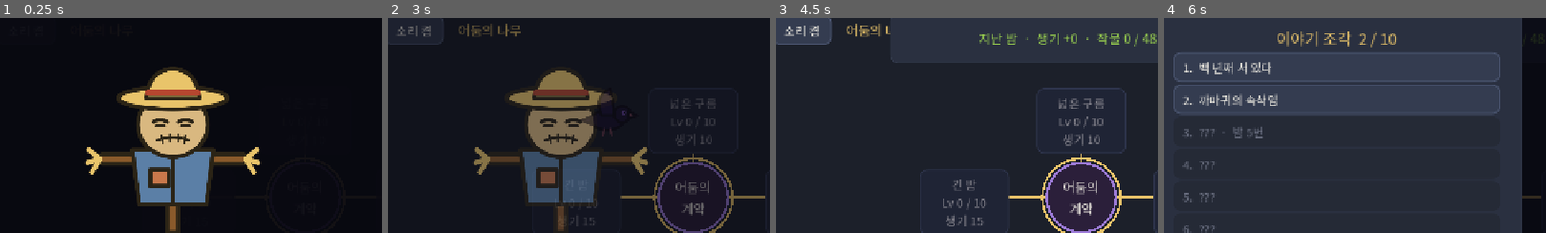
Above: before the commit, frames 1-4 (left to right).
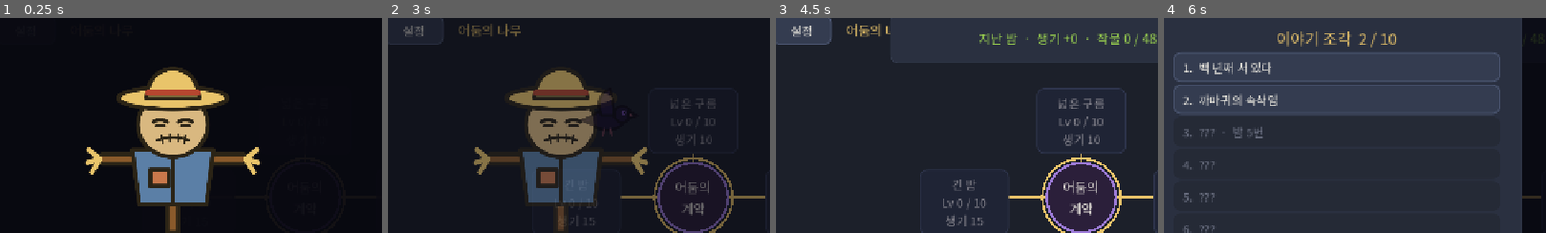
Above: after the commit, the same moments.

Repository: dldpwns1234-rgb/scarecrow1
Game: Godot game, scene res://scenes/main.tscn
Two runs of this game, one before a commit and one after it. Both use one fixed random seed, a clock stepped at 60 frames per second and the inputs below.
Inputs (mouse positions are % of the whole screen's width and height, from its top left):
- Up to frame 1 (0.25 s): no input
- Up to frame 2 (3 s): click (31, 7) at 0.5 s, where only the run before the commit has a clickable "소리 켬"; click "이야기 2/10" (after the commit: "설정") at 1.25 s; click "이야기 2/10" at 2 s; click "계약한다" at 2.75 s
- Up to frame 3 (4.5 s): click "밤으로 나가기 · 밭 1단계 (20초)" at 3.5 s; click "새벽까지 쉬기" at 4.25 s
- Up to frame 4 (6 s): click "가운데로" at 5 s; click "이야기 2/10" at 5.75 s
The pictures show only the part of the screen within x 27-77%, y 4-54%; the shares and areas given below are measured in that part.

The runs differ from the first frame. In frame 2, 0.2% of the frame differs, in the area x 2-12%, y 3-9%; in frame 3, 0.3%; in frame 4, nothing differs.

Commit message:
설정 창: 효과음·배경음 따로 켬/끔과 음량, 저장 문자열 내보내기·복사·가져오기, 지금 저장, 데이터 초기화(세 번), 빌드 시각. 낮 화면 왼쪽 위 '소리' 버튼을 '설정'으로. 초기화하면 첫 실행 장면부터 다시
Co-Authored-By: Claude Opus 5.5 <noreply@anthropic.com>

Diff:
--- a/autoload/prefs.gd
+++ b/autoload/prefs.gd
@@ -25,6 +25,15 @@
 		audio_changed.emit()
 
 
+## 음량 0~1 (설정 화면의 −/+)
+func set_sfx_volume(volume: float) -> void:
+	_set_audio(sfx_on, music_on, volume, music_volume)
+
+
+func set_music_volume(volume: float) -> void:
+	_set_audio(sfx_on, music_on, sfx_volume, volume)
+
+
 func reset() -> void:
 	_set_audio(true, true, DEFAULT_SFX_VOLUME, DEFAULT_MUSIC_VOLUME)
 
--- a/scenes/day/day_screen.gd
+++ b/scenes/day/day_screen.gd
@@ -1,9 +1,10 @@
 extends MarginContainer
 ## 낮: 허수아비의 헛간 (GDD 5절). 왼쪽에 짚돌이·생기·약속된 휴식·밤 기록·밭 단계 고르기(field_picker.gd)와 '밤으로 나가기',
 ## 오른쪽에 칩 [어둠의 나무](upgrade_tree.gd) [꿈의 상점](dream_shop.gd, 겨울잠이 열리면). 칩이 하나뿐이면 칩 줄은 숨는다 (sub_tabs.gd).
-## Game·Upgrades의 시그널을 받아 표시만 하고, 버튼은 Game.start_night()를 부른다. 왼쪽 위 '이야기 N / 10'은 book_requested로 다시 읽기를 연다(main.gd). 상수는 배치용이다.
+## Game·Upgrades의 시그널을 받아 표시만 하고, 버튼은 Game.start_night()를 부른다. 왼쪽 위 '이야기 N / 10'은 book_requested로 다시 읽기를, '설정'은 settings_requested로 설정 창을 연다(main.gd). 상수는 배치용이다.
 
 signal book_requested()
+signal settings_requested()
 signal winter_requested()  # 꿈의 상점의 '겨울잠에 들기'. main.gd가 확인 창을 연다
 
 const RefreshGate := preload("res://scenes/ui/refresh_gate.gd")
@@ -26,7 +27,7 @@
 const TITLE_FONT_SIZE: int = 28
 const DAY_SECONDS: float = 86400.0
 const YEAR_SECONDS: float = 31536000.0
-const SOUND_BUTTON_SIZE := Vector2(100, 48)
+const SETTINGS_BUTTON_SIZE := Vector2(100, 48)
 const STORY_BUTTON_SIZE := Vector2(126, 48)
 
 var _gate: RefreshGate  # 시그널이 오면 표시만, 보일 때 프레임당 한 번 갱신
@@ -34,7 +35,6 @@
 var _promise: Label  # 바친 생기로 어둠이 약속한 휴식 (Game.promised_rest_seconds)
 var _record: Label
 var _night_button: Button
-var _sound: Button  # 소리 켬/끔: 효과음과 배경음을 함께 (Prefs)
 var _story: Button  # 이야기 조각 다시 읽기 (Story)
 
 
@@ -58,7 +58,6 @@
 	Game.night_finished.connect(_gate.queue)
 	Upgrades.upgrade_changed.connect(_gate.queue)
 	Night.field_level_changed.connect(_gate.queue)
-	Prefs.audio_changed.connect(_gate.queue)
 	Story.story_changed.connect(_gate.queue)
 	_refresh()
 
@@ -76,10 +75,11 @@
 	_story.custom_minimum_size = STORY_BUTTON_SIZE
 	_story.pressed.connect(book_requested.emit)
 	top.add_child(_story)
-	_sound = Button.new()
-	_sound.custom_minimum_size = SOUND_BUTTON_SIZE
-	_sound.pressed.connect(_toggle_sound)
-	top.add_child(_sound)
+	var settings := Button.new()  # 소리·저장 내보내기·데이터 초기화
+	settings.text = "설정"
+	settings.custom_minimum_size = SETTINGS_BUTTON_SIZE
+	settings.pressed.connect(settings_requested.emit)
+	top.add_child(settings)
 	var portrait := TextureRect.new()
 	portrait.texture = PORTRAIT
 	portrait.custom_minimum_size = PORTRAIT_SIZE
@@ -122,7 +122,6 @@
 		_record.text = "까마귀가 속삭였다.\n\"생기를 모아 오면 쉬게 해 주마.\""
 	else:
 		_record.text = "밤 %d번 지남\n지난 밤 +%s  ·  최고 +%s" % [Game.nights, Num.format(Game.last_haul), Num.format(Game.best_haul)]
-	_sound.text = "소리 켬" if Prefs.sfx_on or Prefs.music_on else "소리 끔"
 	_story.text = "이야기 %d/%d" % [Story.unlocked_count, Balance.FRAGMENTS.size()]
 	_night_button.text = "밤으로 나가기  ·  밭 %d단계  (%d초)" % [Night.field_level, roundi(Game.night_seconds())]
 
@@ -134,10 +133,3 @@
 	if seconds >= DAY_SECONDS:
 		return "%d일 %d시간" % [floori(seconds / DAY_SECONDS), floori(fmod(seconds, DAY_SECONDS) / 3600.0)]
 	return Num.format_duration(seconds)
-
-
-## 하나라도 켜져 있으면 둘 다 끄고, 둘 다 꺼져 있으면 둘 다 켠다
-func _toggle_sound() -> void:
-	var on := not (Prefs.sfx_on or Prefs.music_on)
-	Prefs.set_sfx_on(on)
-	Prefs.set_music_on(on)
--- a/scenes/main.gd
+++ b/scenes/main.gd
@@ -10,6 +10,7 @@
 const StoryCard := preload("res://scenes/ui/story_card.gd")
 const WinterConfirm := preload("res://scenes/day/winter_confirm.gd")
 const WinterScene := preload("res://scenes/ui/winter_scene.gd")
+const SettingsPanel := preload("res://scenes/ui/settings_panel.gd")
 
 var _day: Control
 var _night: Control
@@ -34,6 +35,9 @@
 	(_day as DayScreen).book_requested.connect(book.open)
 	book.read_requested.connect(card.show_fragment)
 	add_child(WinterScene.new())  # 겨울잠에 들면 눈 내리는 전환. 카드보다 위라 '겨울잠' 이야기 카드는 눈이 걷히면 보인다
+	var settings := SettingsPanel.new()  # 소리·저장 문자열·데이터 초기화 (낮 화면 '설정')
+	add_child(settings)
+	(_day as DayScreen).settings_requested.connect(settings.open)
 	add_child(IntroCard.new())  # 처음 켤 때만: 까마귀 모습의 어둠이 계약을 건다 (맨 위)
 	Game.phase_changed.connect(_on_phase_changed.unbind(1))
 	_on_phase_changed()
--- a/scenes/ui/intro_card.gd
+++ b/scenes/ui/intro_card.gd
@@ -1,6 +1,6 @@
 extends Control
 ## 첫 실행 장면 (docs/STORY.md 조각 1·2): 화면을 덮고 짚돌이의 독백이 한 줄씩 넘어간다. 셋째 줄부터 까마귀 모습의 어둠이 어깨에 내려앉고,
-## 마지막 줄의 '계약한다'를 누르면 Story.mark_intro_seen()으로 닫힌다. 어디를 눌러도 다음 줄로 간다. Story를 읽고 그 함수만 부른다. 상수는 배치·연출용이다
+## 마지막 줄의 '계약한다'를 누르면 Story.mark_intro_seen()으로 닫힌다. 데이터 초기화로 첫 장면이 지워지면 다시 처음부터 뜬다. 어디를 눌러도 다음 줄로 간다. Story를 읽고 그 함수만 부른다. 상수는 배치·연출용이다
 
 const SCARECROW := preload("res://icon.svg")
 const CROW := preload("res://assets/sprites/crow.svg")
@@ -62,6 +62,17 @@
 	_next.pressed.connect(_advance)
 	add_child(_next)
 	_show_line()
+	Story.story_changed.connect(_on_story_changed)
+
+
+func _on_story_changed() -> void:
+	if Story.intro_seen or visible:
+		return
+	_line = 0
+	_crow.visible = false
+	modulate.a = 1.0
+	visible = true
+	_show_line()
 
 
 func _figure(texture: Texture2D, figure_size: Vector2) -> TextureRect:
--- /dev/null
+++ b/scenes/ui/settings_panel.gd
@@ -0,0 +1,182 @@
+extends Control
+## 설정 창 (낮 화면 왼쪽 위 '설정'): 화면을 덮고 가운데 창에 두 칸. 왼쪽은 소리(sound_panel.gd)·지금 저장·데이터 초기화(세 번 눌러야)·빌드 시각,
+## 오른쪽은 저장 문자열 칸과 내보내기·복사·가져오기. Save·Prefs의 함수만 부르고 결과를 표시한다. 회귀 용사의 설정 탭을 가로 화면에 맞춰 옮겼다. 상수는 배치용이다
+
+const SoundPanel := preload("res://scenes/ui/sound_panel.gd")
+const BUILD_INFO_PATH: String = "res://build_info.txt"  # 배포(.github/workflows/web.yml)가 쓴다. 폰이 예전 빌드를 쥐고 있는지 볼 때
+
+const SHADE := Color(0.02, 0.02, 0.05, 0.8)
+const WIDTH: float = 1040.0
+const PADDING: int = 24
+const GAP: int = 12
+const TITLE_COLOR := Color("e9c46a")
+const STATUS_COLOR := Color("b8bcc8")
+const DANGER_COLOR := Color("ff8c42")
+const TITLE_FONT_SIZE: int = 28
+const TEXT_HEIGHT: float = 230.0
+const BUTTON_HEIGHT: float = 60.0
+const STATUS_HEIGHT: float = 56.0     # 두 줄 자리. 글이 바뀌어도 아래가 밀리지 않게
+const CLOSE_SIZE := Vector2(200, 56)
+const RESET_ARM_SECONDS: float = 6.0  # 확인을 기다리는 시간. 지나면 처음으로 돌아간다
+const RESET_STEPS: PackedStringArray = ["데이터 초기화", "정말 초기화할까?", "마지막 확인: 한 번 더"]
+
+var _text: TextEdit
+var _status: Label
+var _reset_button: Button
+var _reset_step: int = 0
+var _reset_left: float = 0.0
+
+
+func _ready() -> void:
+	set_anchors_and_offsets_preset(Control.PRESET_FULL_RECT)
+	mouse_filter = Control.MOUSE_FILTER_STOP
+	visible = false
+	var shade := ColorRect.new()
+	shade.color = SHADE
+	shade.set_anchors_and_offsets_preset(Control.PRESET_FULL_RECT)
+	shade.mouse_filter = Control.MOUSE_FILTER_IGNORE
+	add_child(shade)
+	var center := CenterContainer.new()
+	center.set_anchors_and_offsets_preset(Control.PRESET_FULL_RECT)
+	center.mouse_filter = Control.MOUSE_FILTER_IGNORE
+	add_child(center)
+	var panel := PanelContainer.new()
+	panel.custom_minimum_size = Vector2(WIDTH, 0.0)
+	center.add_child(panel)
+	var margin := MarginContainer.new()
+	for side: String in ["margin_left", "margin_right", "margin_top", "margin_bottom"]:
+		margin.add_theme_constant_override(side, PADDING)
+	panel.add_child(margin)
+	var column := VBoxContainer.new()
+	column.add_theme_constant_override("separation", GAP)
+	margin.add_child(column)
+	var title := Label.new()
+	title.text = "설정"
+	title.horizontal_alignment = HORIZONTAL_ALIGNMENT_CENTER
+	title.add_theme_font_size_override("font_size", TITLE_FONT_SIZE)
+	title.add_theme_color_override("font_color", TITLE_COLOR)
+	column.add_child(title)
+	var halves := HBoxContainer.new()
+	halves.add_theme_constant_override("separation", PADDING)
+	column.add_child(halves)
+	halves.add_child(_make_left())
+	halves.add_child(VSeparator.new())
+	halves.add_child(_make_right())
+	var close := Button.new()
+	close.text = "닫기"
+	close.custom_minimum_size = CLOSE_SIZE
+	close.size_flags_horizontal = Control.SIZE_SHRINK_CENTER
+	close.pressed.connect(hide)
+	column.add_child(close)
+	Save.saved.connect(_on_saved)
+
+
+## 왼쪽: 소리, 지금 저장·데이터 초기화, 빌드 시각
+func _make_left() -> VBoxContainer:
+	var left := VBoxContainer.new()
+	left.size_flags_horizontal = Control.SIZE_EXPAND_FILL
+	left.add_theme_constant_override("separation", GAP)
+	left.add_child(SoundPanel.new())
+	left.add_child(HSeparator.new())
+	var row := HBoxContainer.new()
+	row.add_theme_constant_override("separation", GAP)
+	left.add_child(row)
+	row.add_child(_make_button("지금 저장", Save.save_game))
+	_reset_button = _make_button(RESET_STEPS[0], _on_reset_pressed)
+	row.add_child(_reset_button)
+	var build := Label.new()
+	var info := FileAccess.get_file_as_string(BUILD_INFO_PATH).strip_edges()
+	build.text = "빌드 " + (info if not info.is_empty() else "개발")
+	build.add_theme_color_override("font_color", STATUS_COLOR)
+	left.add_child(build)
+	return left
+
+
+## 오른쪽: 저장 문자열 칸, 내보내기·복사·가져오기, 상태 글
+func _make_right() -> VBoxContainer:
+	var right := VBoxContainer.new()
+	right.size_flags_horizontal = Control.SIZE_EXPAND_FILL
+	right.add_theme_constant_override("separation", GAP)
+	_text = TextEdit.new()
+	_text.custom_minimum_size = Vector2(0.0, TEXT_HEIGHT)
+	_text.wrap_mode = TextEdit.LINE_WRAPPING_BOUNDARY
+	_text.placeholder_text = "내보내기를 누르면 저장 문자열이 여기에 나타난다. 가져오려면 여기에 붙여 넣는다"
+	right.add_child(_text)
+	var row := HBoxContainer.new()
+	row.add_theme_constant_override("separation", GAP)
+	right.add_child(row)
+	row.add_child(_make_button("내보내기", _on_export_pressed))
+	row.add_child(_make_button("복사", _on_copy_pressed))
+	row.add_child(_make_button("가져오기", _on_import_pressed))
+	_status = Label.new()
+	_status.autowrap_mode = TextServer.AUTOWRAP_WORD_SMART
+	_status.custom_minimum_size = Vector2(0.0, STATUS_HEIGHT)
+	_status.add_theme_color_override("font_color", STATUS_COLOR)
+	right.add_child(_status)
+	return right
+
+
+func open() -> void:
+	_status.text = ""
+	_set_reset_step(0)
+	visible = true
+
+
+## 초기화 확인은 시간이 지나면 풀린다
+func _process(delta: float) -> void:
+	if _reset_step == 0:
+		return
+	_reset_left -= minf(delta, Balance.MAX_DELTA)
+	if _reset_left <= 0.0:
+		_set_reset_step(0)
+		_status.text = "초기화를 취소했다"
+
+
+func _make_button(text: String, callback: Callable) -> Button:
+	var button := Button.new()
+	button.text = text
+	button.custom_minimum_size = Vector2(0.0, BUTTON_HEIGHT)
+	button.size_flags_horizontal = Control.SIZE_EXPAND_FILL
+	button.pressed.connect(callback)
+	return button
+
+
+func _on_export_pressed() -> void:
+	_text.text = Save.export_string()
+	_status.text = "내보냈다. 복사해서 안전한 곳에 보관하자"
+
+
+func _on_copy_pressed() -> void:
+	DisplayServer.clipboard_set(_text.text)
+	_status.text = "복사했다" if not _text.text.is_empty() else "복사할 내용이 없다"
+
+
+func _on_import_pressed() -> void:
+	_status.text = "가져왔다" if Save.import_string(_text.text) else "잘못된 저장 문자열이다"
+
+
+func _on_saved() -> void:
+	if visible:
+		_status.text = "저장했다  ·  %s" % Time.get_time_string_from_system()
+
+
+## 세 번 눌러야 지운다: 초기화 → 정말? → 마지막 확인. 지우면 창을 닫는다 (첫 실행 장면이 다시 뜬다)
+func _on_reset_pressed() -> void:
+	if _reset_step < RESET_STEPS.size() - 1:
+		_set_reset_step(_reset_step + 1)
+		_status.text = "%d초 안에 계속 누르면 모든 데이터가 사라진다" % roundi(RESET_ARM_SECONDS)
+		return
+	_set_reset_step(0)
+	Save.reset_data()
+	_text.text = ""
+	hide()
+
+
+func _set_reset_step(step: int) -> void:
+	_reset_step = step
+	_reset_left = RESET_ARM_SECONDS
+	_reset_button.text = RESET_STEPS[step]
+	if step > 0:
+		_reset_button.add_theme_color_override("font_color", DANGER_COLOR)
+	else:
+		_reset_button.remove_theme_color_override("font_color")
--- /dev/null
+++ b/scenes/ui/sound_panel.gd
@@ -0,0 +1,103 @@
+extends VBoxContainer
+## 설정 창(settings_panel.gd)의 소리: 효과음·배경음 줄마다 켜기·끄기 스위치와 음량(−/+ 10%씩). 회귀 용사에서 옮겨 왔다.
+## Prefs의 함수만 부르고 audio_changed를 받아 표시한다. 음량은 Sfx가 버스에 건다. 폰에서 누르기 쉽게 슬라이더 대신 버튼을 쓴다.
+
+enum Kind { SFX, MUSIC }
+
+const TITLES: PackedStringArray = ["효과음", "배경음"]
+const GAP: int = 12
+const ROW_HEIGHT: float = 64.0
+const STEP: float = 0.1  # 버튼 한 번에 바뀌는 음량
+const STEP_BUTTON_SIZE := Vector2(72, 56)
+const PERCENT_WIDTH: float = 96.0  # "100%"가 들어가는 폭. 숫자가 바뀌어도 버튼이 움직이지 않는다
+const TOGGLE_SIZE := Vector2(130, 56)
+const DIM_COLOR := Color("6f7486")
+
+var _toggles: Array[CheckButton] = []
+var _percents: Array[Label] = []
+var _minus: Array[Button] = []
+var _plus: Array[Button] = []
+
+
+func _ready() -> void:
+	add_theme_constant_override("separation", GAP)
+	for kind in TITLES.size():
+		add_child(_make_row(kind))
+	Prefs.audio_changed.connect(_refresh)
+	_refresh()
+
+
+func _make_row(kind: int) -> HBoxContainer:
+	var row := HBoxContainer.new()
+	row.custom_minimum_size = Vector2(0.0, ROW_HEIGHT)
+	row.add_theme_constant_override("separation", GAP)
+	var title := Label.new()
+	title.text = TITLES[kind]
+	title.size_flags_horizontal = Control.SIZE_EXPAND_FILL
+	title.vertical_alignment = VERTICAL_ALIGNMENT_CENTER
+	row.add_child(title)
+	_minus.append(_make_step_button(row, "−", kind, -STEP))
+	var percent := Label.new()
+	percent.custom_minimum_size = Vector2(PERCENT_WIDTH, 0.0)
+	percent.horizontal_alignment = HORIZONTAL_ALIGNMENT_CENTER
+	percent.vertical_alignment = VERTICAL_ALIGNMENT_CENTER
+	row.add_child(percent)
+	_percents.append(percent)
+	_plus.append(_make_step_button(row, "+", kind, STEP))
+	var toggle := CheckButton.new()  # 자동화 토글과 같은 스위치 모양 (테마의 CheckButton 아이콘)
+	toggle.custom_minimum_size = TOGGLE_SIZE
+	toggle.size_flags_vertical = Control.SIZE_SHRINK_CENTER
+	toggle.toggled.connect(_on_toggled.bind(kind))
+	row.add_child(toggle)
+	_toggles.append(toggle)
+	return row
+
+
+func _make_step_button(row: HBoxContainer, text: String, kind: int, delta: float) -> Button:
+	var button := Button.new()
+	button.text = text
+	button.custom_minimum_size = STEP_BUTTON_SIZE
+	button.size_flags_vertical = Control.SIZE_SHRINK_CENTER
+	button.pressed.connect(_on_step.bind(kind, delta))
+	row.add_child(button)
+	return button
+
+
+func _volume(kind: int) -> float:
+	return Prefs.sfx_volume if kind == Kind.SFX else Prefs.music_volume
+
+
+func _is_on(kind: int) -> bool:
+	return Prefs.sfx_on if kind == Kind.SFX else Prefs.music_on
+
+
+## 10% 단위로 맞춰 올리고 내린다. 효과음은 바뀐 크기를 바로 들려준다
+func _on_step(kind: int, delta: float) -> void:
+	var volume := snappedf(_volume(kind) + delta, STEP)
+	if kind == Kind.SFX:
+		Prefs.set_sfx_volume(volume)
+		Sfx.play("buy")
+	else:
+		Prefs.set_music_volume(volume)
+
+
+func _on_toggled(on: bool, kind: int) -> void:
+	if kind == Kind.SFX:
+		Prefs.set_sfx_on(on)
+	else:
+		Prefs.set_music_on(on)
+
+
+func _refresh() -> void:
+	for kind in TITLES.size():
+		var volume := _volume(kind)
+		var on := _is_on(kind)
+		_toggles[kind].set_pressed_no_signal(on)
+		_toggles[kind].text = "켬" if on else "끔"
+		_percents[kind].text = "%d%%" % roundi(volume * 100.0)
+		if on:
+			_percents[kind].remove_theme_color_override("font_color")
+		else:
+			_percents[kind].add_theme_color_override("font_color", DIM_COLOR)
+		_minus[kind].disabled = volume <= 0.0
+		_plus[kind].disabled = volume >= 1.0
Not shown, added: scenes/ui/settings_panel.gd.uid
Not shown, added: scenes/ui/sound_panel.gd.uid
Not shown, changed: docs/GDD.md
